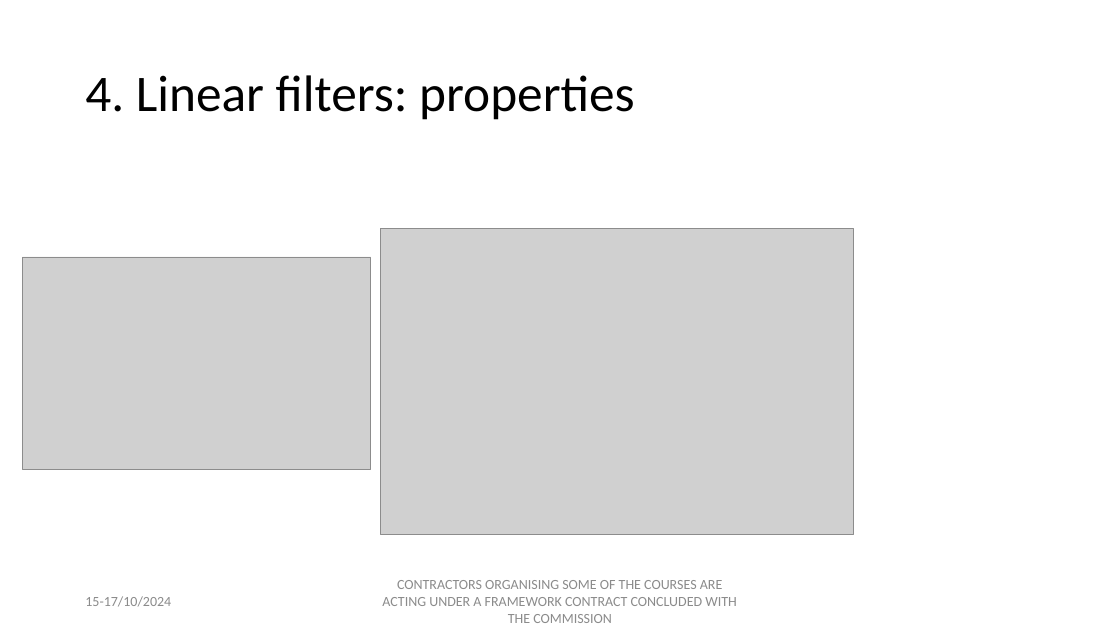
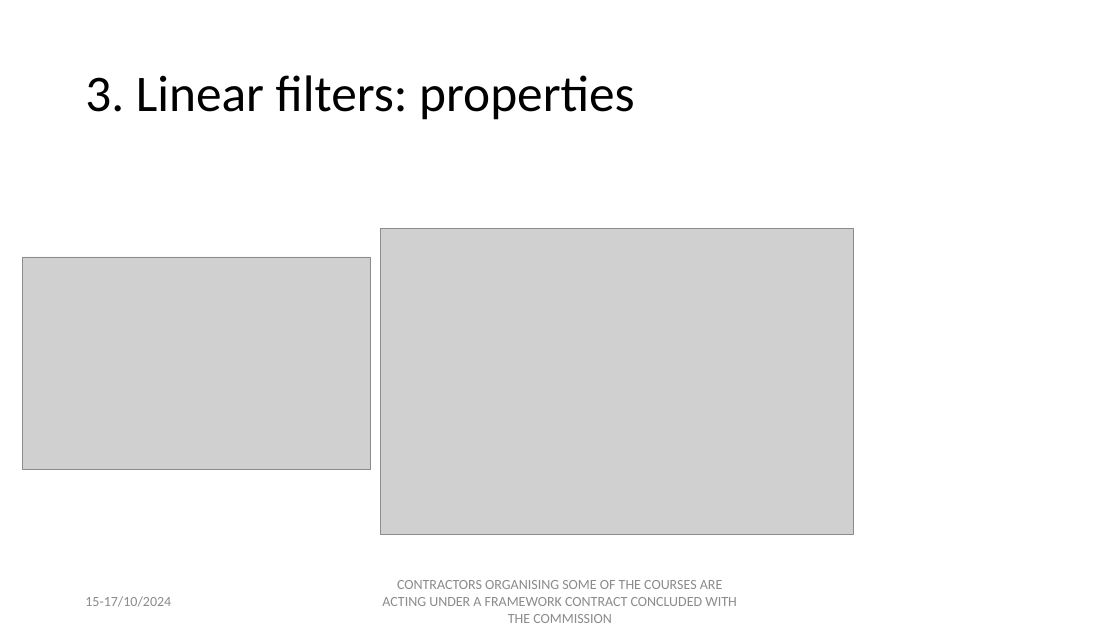
Before and after one commit to palatej/ESTP2024, a slide deck: slide 8 of Presentations/1.5 Time series.pptx. Drawn at 1120x630 pixels with LibreOffice and Linux fonts; fonts in the diff are those of the drawing; grey boxes stand for pictures. Boxes give left, top, right and bottom in pixels: in the first picture for what was removed or moved away, otherwise in the second. Text is boxed around its words. In the diff, an @@ line names an element or a change of style, - is before the commit and + after.

```diff
--- a/Presentations/1.5 Time series.pptx
+++ b/Presentations/1.5 Time series.pptx
@@ title at (x1=85, y1=75, x2=635, y2=120): text changed @@
-4. Linear filters: properties
+3. Linear filters: properties
```
Also in this commit, not shown: 2 other slides changed, 17 other files.
